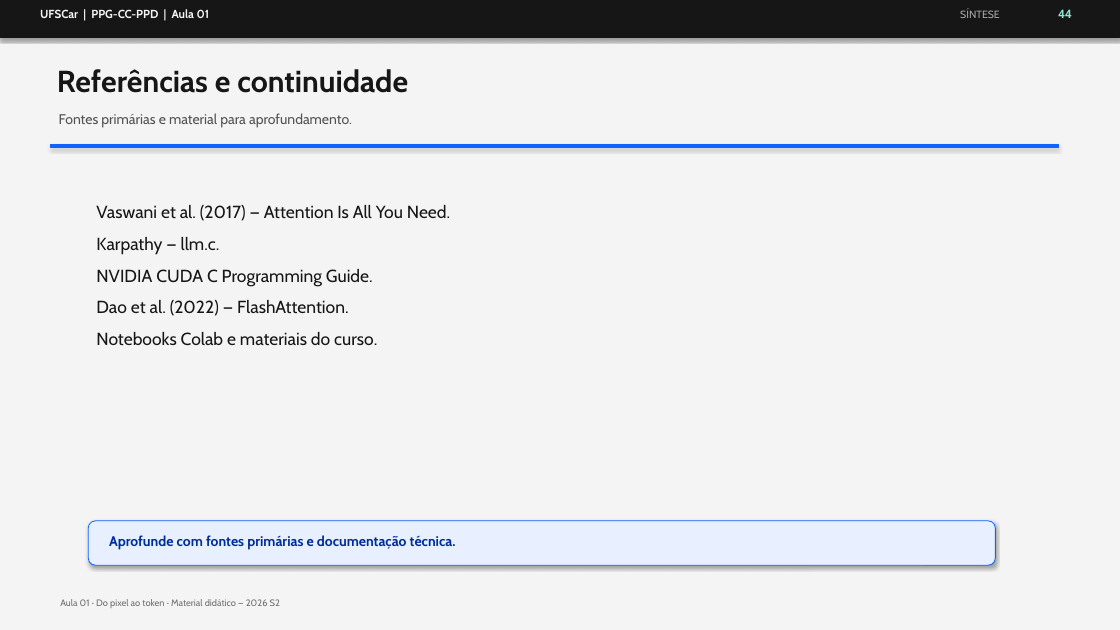
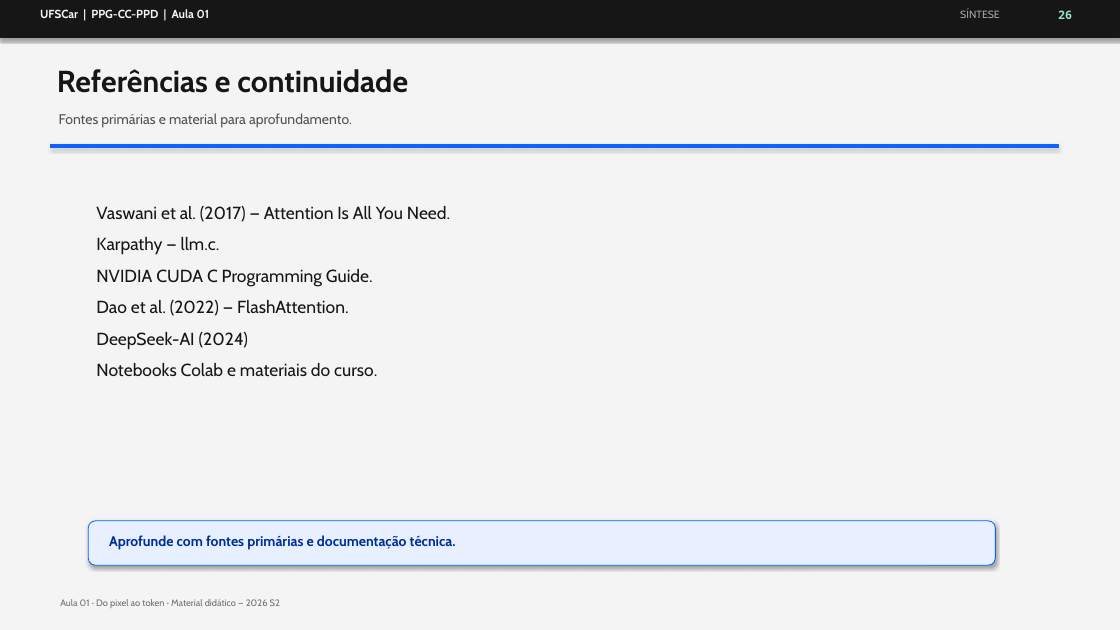
Before and after one commit to M3g4r00t/pescd-ufscar-ppd-2026-s2, a slide deck: slide 35 of content/aula_00_ppd_ufscar.pptx (slide 50 before the commit). Drawn at 1120x630 pixels with LibreOffice and Linux fonts; fonts in the diff are those of the drawing. Boxes give left, top, right and bottom in pixels: in the first picture for what was removed or moved away, otherwise in the second. Text is boxed around its words. In the diff, an @@ line names an element or a change of style, - is before the commit and + after.

```diff
--- a/content/aula_00_ppd_ufscar.pptx
+++ b/content/aula_00_ppd_ufscar.pptx
@@ text removed at box(1058, 9, 1072, 18) @@
-44
@@ text added at box(1058, 10, 1072, 19), 10 pt, text #8FE3CF, bold @@
+26
@@ text at box(96, 332, 248, 349): paragraph added @@
+DeepSeek-AI (2024)
```
Also in this commit, not shown: 13 other slides changed, 9 slides added, 24 slides removed, 5 other files.
